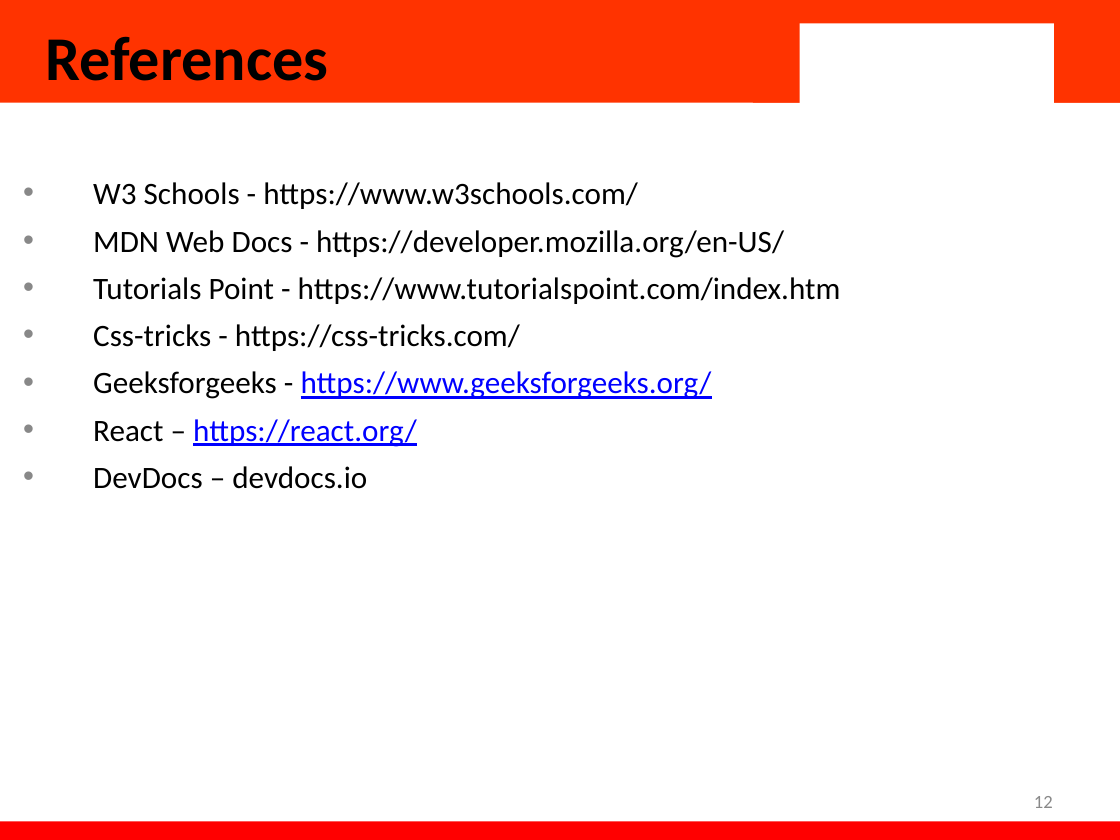
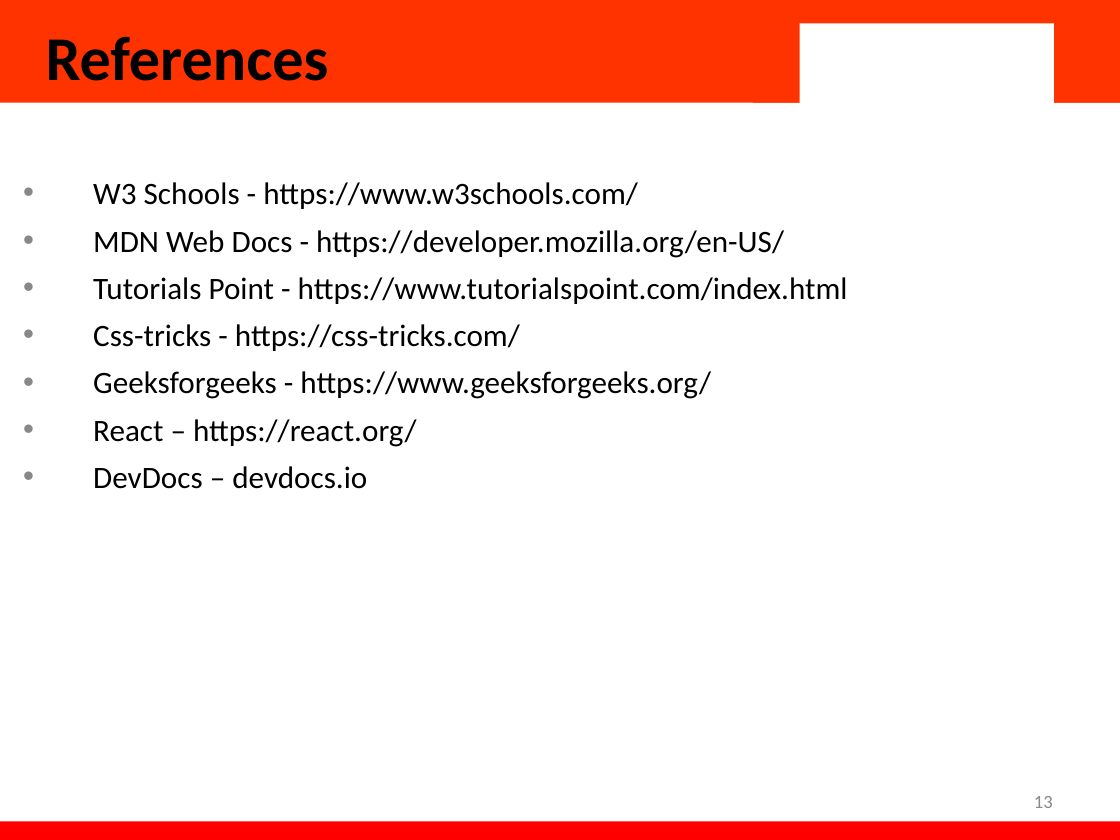
Before and after one commit to JayArindam/yummybites, a slide deck: slide 13 of YummyBite.pptx (slide 12 before the commit). Drawn at 1120x840 pixels with LibreOffice and Linux fonts; fonts in the diff are those of the drawing; background and template pictures are left out. Boxes give left, top, right and bottom in pixels: in the first picture for what was removed or moved away, otherwise in the second. Text is boxed around its words. In the diff, an @@ line names an element or a change of style, - is before the commit and + after.

Commit message:
ppt

```diff
--- a/YummyBite.pptx
+++ b/YummyBite.pptx
@@ subtitle at [93,277,848,304]: text changed @@
-• Tutorials Point - https://www.tutorialspoint.com/index.htm
+• Tutorials Point - https://www.tutorialspoint.com/index.html
@@ subtitle at [93,371,711,447]: text colour #0000FF to #000000, underline off in "https://www.geeksforgeeks.org/", "https://react.org/" @@
@@ page number at [1034,796,1053,808]: text changed @@
-12
+13
```
Also in this commit, not shown: 1 other slide changed, 1 slide added.
